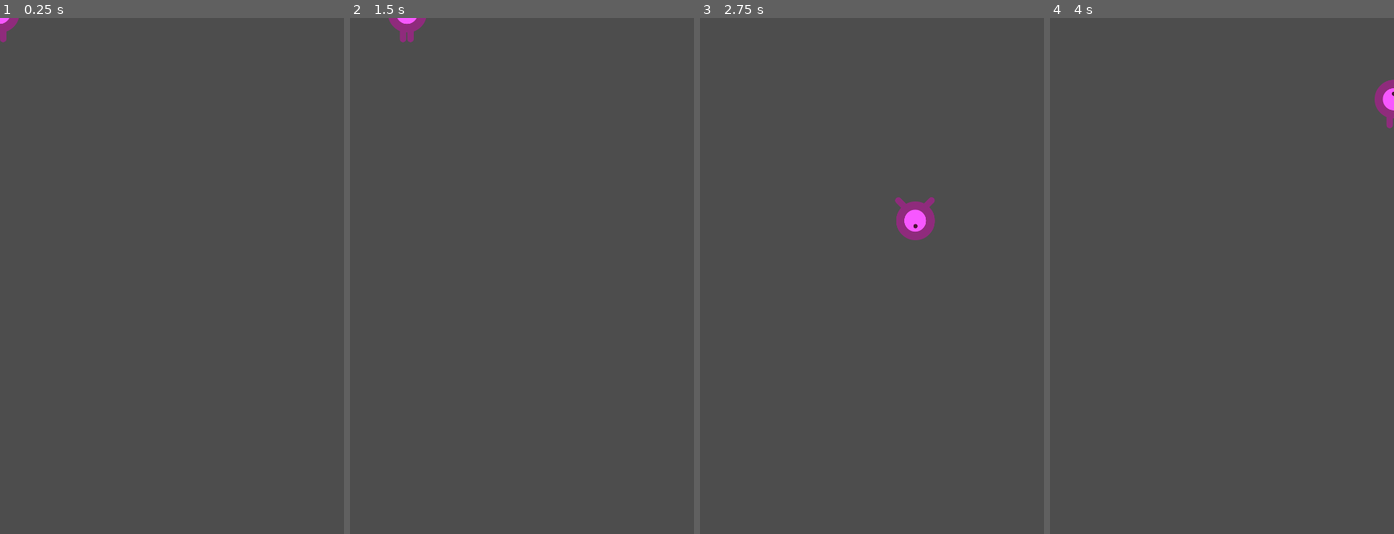
Above: before the commit, frames 1-4 (left to right).
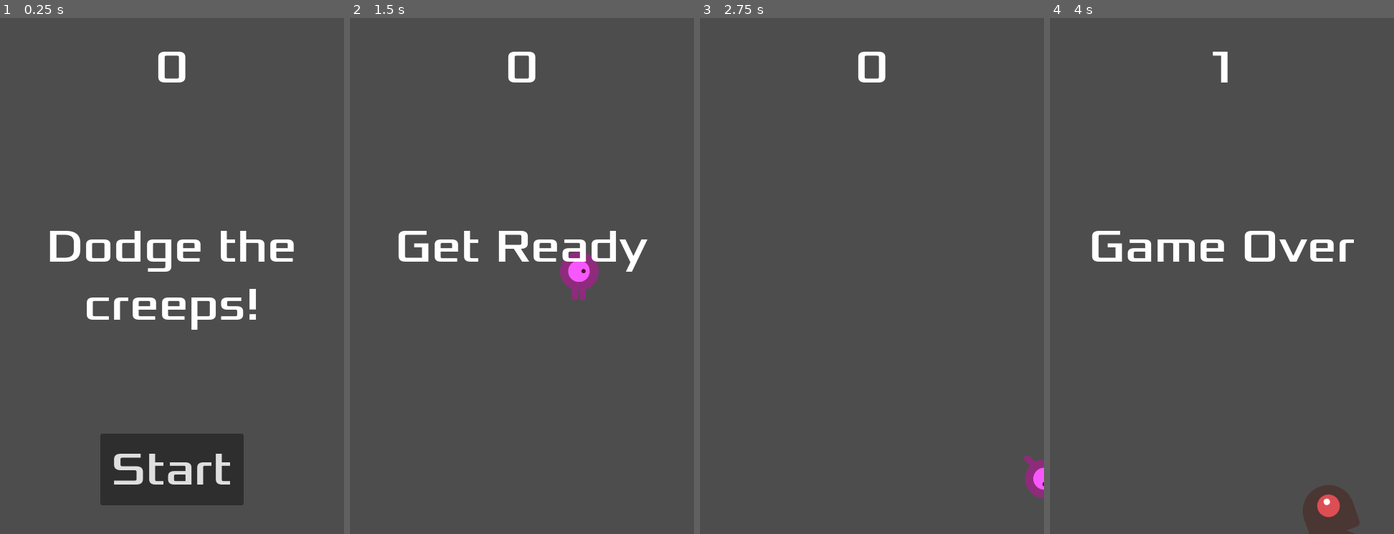
Above: after the commit, the same moments.

Repository: ArSn/godot-dodge-the-creeps-2d
Game: Godot game, scene res://main.tscn
Two runs of this game, one before a commit and one after it. Both use one fixed random seed, a clock stepped at 60 frames per second and the inputs below.
Inputs (mouse positions are in pixels of both pictures, inside the frame that each line leads up to):
- Up to frame 1 (0.25 s): no input
- Up to frame 2 (1.5 s): click (522, 472) at 0.5 s, where only the run after the commit has a clickable "Start"; tap Enter at 1.25 s; hold Right (move_right) from 1.28 s (still down)
- Up to frame 3 (2.75 s): release Right (move_right) at 2.03 s; hold Down (move_down) from 2.03 s (still down)
- Up to frame 4 (4 s): release Down (move_down) at 2.78 s; hold Right (move_right) 2.78-3.53 s; hold Up (move_up) from 3.53 s (still down)

The runs differ from the first frame. In frame 1, 9.1% of the frame differs, in the area x 0-86%, y 0-95%; in frame 2, 3.0%; in frame 3, 1.4%; in frame 4, 3.5%.

Commit message:
Made the game work altogether.

Diff:
--- /dev/null
+++ b/hud.gd
@@ -0,0 +1,31 @@
+extends CanvasLayer
+
+# Notifies `Main` node that the button has been pressed
+signal start_game
+
+
+func show_message(text):
+	$Message.text = text
+	$Message.show()
+	$MessageTimer.start()
+
+func show_game_over():
+	show_message("Game Over")
+	# Wait until the MessageTimer has counted down.
+	await $MessageTimer.timeout
+
+	$Message.text = "Dodge the Creeps!"
+	$Message.show()
+	# Make a one-shot timer and wait for it to finish.
+	await get_tree().create_timer(1.0).timeout
+	$StartButton.show()
+
+func update_score(score):
+	$ScoreLabel.text = str(score)
+
+func _on_start_button_pressed():
+	$StartButton.hide()
+	start_game.emit()
+
+func _on_message_timer_timeout():
+	$Message.hide()
--- /dev/null
+++ b/hud.tscn
@@ -0,0 +1,63 @@
+[gd_scene load_steps=3 format=3 uid="uid://b440ndo14w8e6"]
+
+[ext_resource type="FontFile" uid="uid://d22c61gamkd3u" path="res://fonts/Xolonium-Regular.ttf" id="1_bq4rp"]
+[ext_resource type="Script" path="res://hud.gd" id="1_vgmsu"]
+
+[node name="HUD" type="CanvasLayer"]
+script = ExtResource("1_vgmsu")
+
+[node name="ScoreLabel" type="Label" parent="."]
+anchors_preset = 5
+anchor_left = 0.5
+anchor_right = 0.5
+offset_left = -90.0
+offset_top = 30.0
+offset_right = 90.0
+offset_bottom = 108.0
+grow_horizontal = 2
+theme_override_fonts/font = ExtResource("1_bq4rp")
+theme_override_font_sizes/font_size = 64
+text = "0
+"
+horizontal_alignment = 1
+
+[node name="Message" type="Label" parent="."]
+anchors_preset = 8
+anchor_left = 0.5
+anchor_top = 0.5
+anchor_right = 0.5
+anchor_bottom = 0.5
+offset_left = -240.0
+offset_top = -80.0
+offset_right = 240.0
+offset_bottom = 80.0
+grow_horizontal = 2
+grow_vertical = 2
+theme_override_fonts/font = ExtResource("1_bq4rp")
+theme_override_font_sizes/font_size = 64
+text = "Dodge the creeps!"
+horizontal_alignment = 1
+autowrap_mode = 2
+
+[node name="StartButton" type="Button" parent="."]
+anchors_preset = 7
+anchor_left = 0.5
+anchor_top = 1.0
+anchor_right = 0.5
+anchor_bottom = 1.0
+offset_left = -100.0
+offset_top = -140.0
+offset_right = 100.0
+offset_bottom = -40.0
+grow_horizontal = 2
+grow_vertical = 0
+theme_override_fonts/font = ExtResource("1_bq4rp")
+theme_override_font_sizes/font_size = 64
+text = "Start"
+
+[node name="MessageTimer" type="Timer" parent="."]
+wait_time = 2.0
+one_shot = true
+
+[connection signal="pressed" from="StartButton" to="." method="_on_start_button_pressed"]
+[connection signal="timeout" from="MessageTimer" to="." method="_on_message_timer_timeout"]
--- a/main.gd
+++ b/main.gd
@@ -16,14 +16,18 @@
 func game_over():
 	$ScoreTimer.stop()
 	$MobTimer.stop()
+	$HUD.show_game_over()
 
 func new_game():
 	score = 0
 	$Player.start($StartPosition.position)
 	$StartTimer.start()
+	$HUD.update_score(score)
+	$HUD.show_message("Get Ready")
 
 func _on_score_timer_timeout():
 	score += 1
+	$HUD.update_score(score)
 
 func _on_start_timer_timeout():
 	$MobTimer.start()
--- a/main.tscn
+++ b/main.tscn
@@ -1,8 +1,9 @@
-[gd_scene load_steps=5 format=3 uid="uid://bhk4x4okpqn72"]
+[gd_scene load_steps=6 format=3 uid="uid://bhk4x4okpqn72"]
 
 [ext_resource type="Script" path="res://main.gd" id="1_wjeyj"]
 [ext_resource type="PackedScene" uid="uid://s7oustund62q" path="res://mob.tscn" id="2_aw13m"]
 [ext_resource type="PackedScene" uid="uid://b23ksgv7hj16k" path="res://player.tscn" id="3_i63yr"]
+[ext_resource type="PackedScene" uid="uid://b440ndo14w8e6" path="res://hud.tscn" id="4_wgmuy"]
 
 [sub_resource type="Curve2D" id="Curve2D_gavjf"]
 _data = {
@@ -15,6 +16,7 @@
 mob_scene = ExtResource("2_aw13m")
 
 [node name="Player" parent="." instance=ExtResource("3_i63yr")]
+visible = false
 
 [node name="MobTimer" type="Timer" parent="."]
 wait_time = 0.5
@@ -23,6 +25,7 @@
 
 [node name="StartTimer" type="Timer" parent="."]
 wait_time = 2.0
+one_shot = true
 
 [node name="StartPosition" type="Marker2D" parent="."]
 position = Vector2(240, 360)
@@ -32,7 +35,10 @@
 
 [node name="MobSpawnLocation" type="PathFollow2D" parent="MobPath"]
 
+[node name="HUD" parent="." instance=ExtResource("4_wgmuy")]
+
 [connection signal="hit" from="Player" to="." method="game_over"]
 [connection signal="timeout" from="MobTimer" to="." method="_on_mob_timer_timeout"]
 [connection signal="timeout" from="ScoreTimer" to="." method="_on_score_timer_timeout"]
 [connection signal="timeout" from="StartTimer" to="." method="_on_start_timer_timeout"]
+[connection signal="start_game" from="HUD" to="." method="new_game"]
